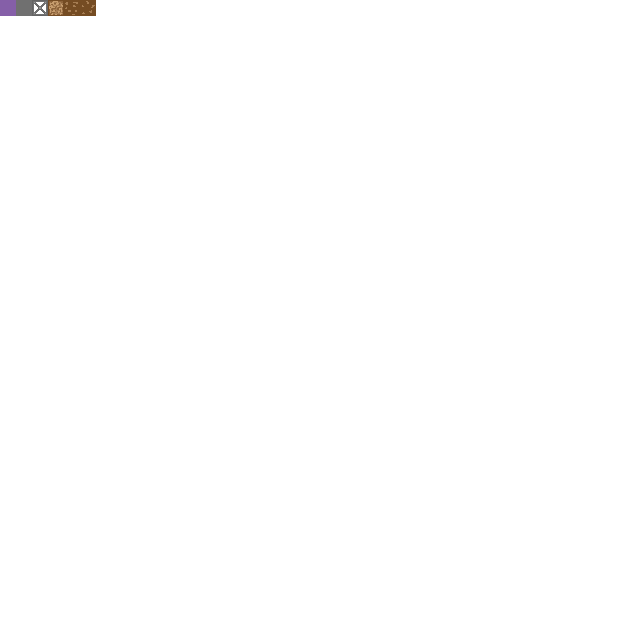
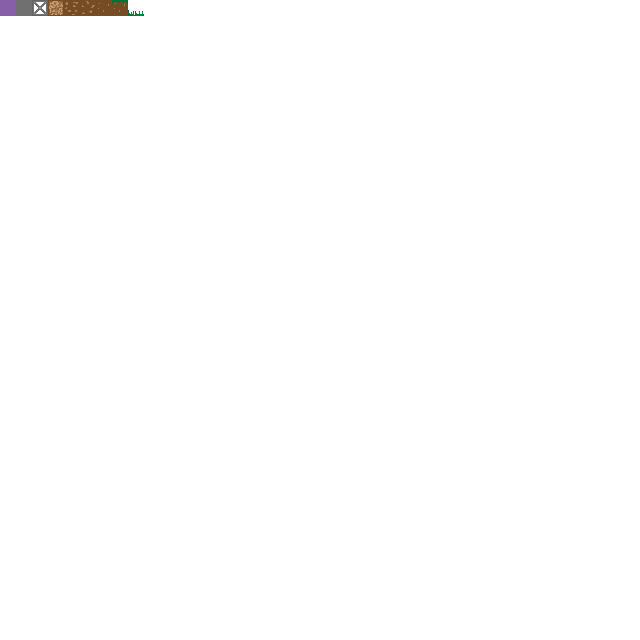
Layered file, before and after one edit (640px x 640px). Changes by layer:
added layer "Layer 9" above "Layer 8" over [128, 10, 144, 16]
added layer "Layer 8" above "Layer 7" over [112, 0, 128, 16]
added layer "Layer 7" above "Layer 6" over [96, 0, 112, 16]
